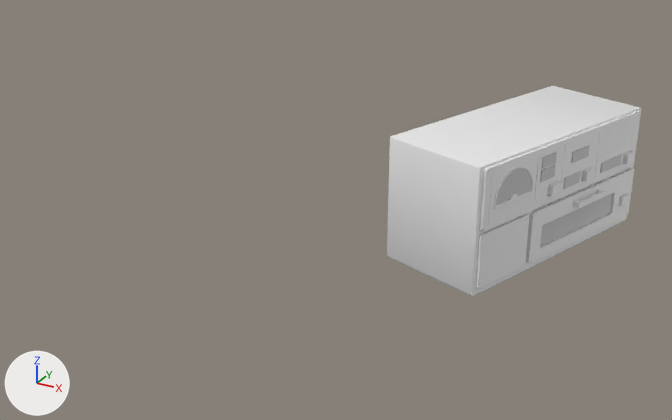
One commit to the FBX model Assets/_Assets/Models/MultiUnits_02.fbx: the scene before it, then after it.
Rendered twice from a 50 mm camera at (7.44, -9.34, 15.6) aimed at (0.6, 3.09, 9.39). The lights are fixed; the arrows at lower left show +X, +Y and +Z. The picture after the commit comes second. Where no turn or scale is listed for an object, it has been applied to the vertices.

The first picture shows 'PhotoColor_Mod', 'blankPlate_v2', 'bottombaseUnit', 'spectromMod_v1' and 4 more.
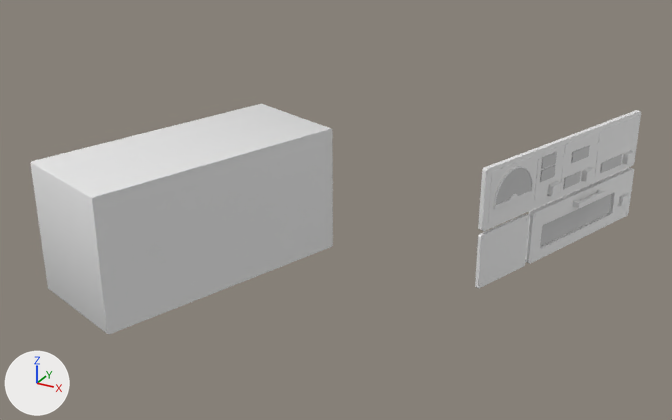
The edits, one by one:
Object 'bottombaseUnit' (ob_bottombaseunit) moves from (2.82, 3.64, 9.84) to (-1.36, 0.04, 9.84).

Changed parts and their boxes [x1, y1, x2, y2] in the pictures (672 x 420 px):
'bottombaseUnit', moved
    before: [387, 86, 641, 296]
    after: [30, 104, 333, 334]
